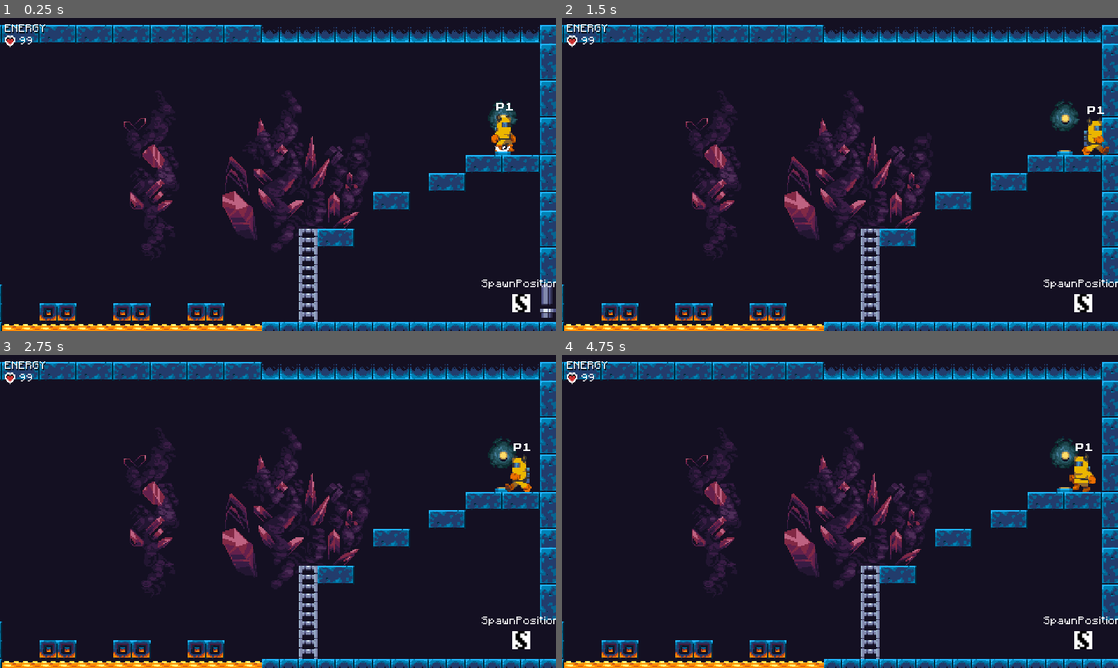
Above: before the commit, frames 1-4 (two rows, left to right).
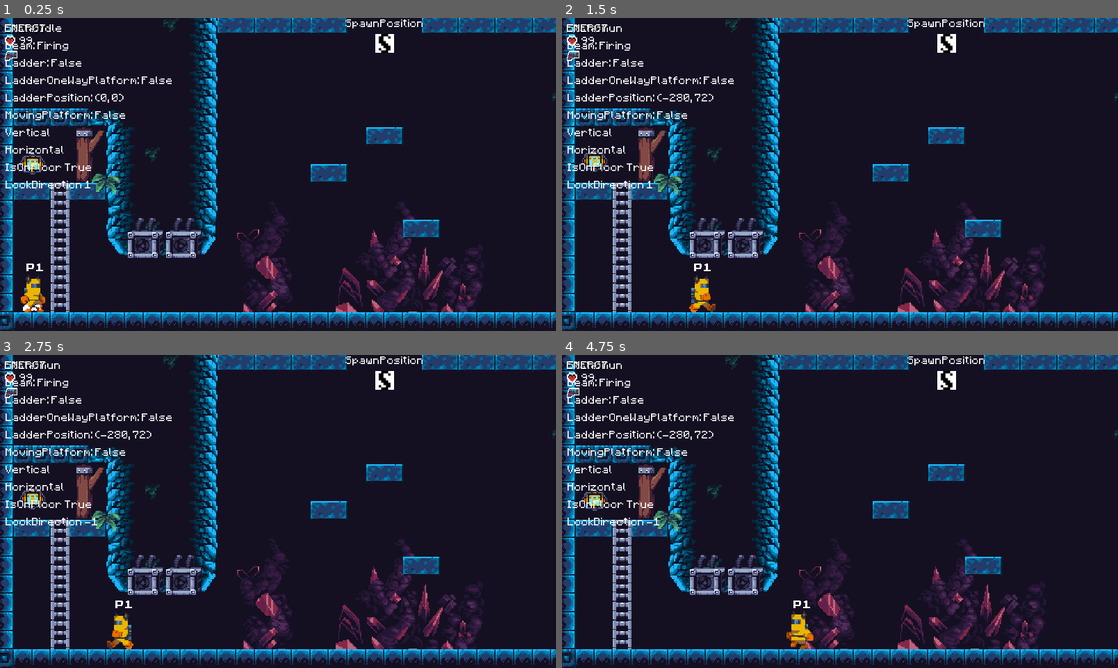
Above: after the commit, the same moments.

Repository: Levrault/philemon-adventure
Game: Godot game, scene res://src/World/Room/Room01.tscn
The game is run twice, just before and just after one commit, with the same random seed, the same clock (stepped at 60 frames per second) and the same inputs. This scene is started directly instead of the project's main scene.
Inputs (mouse positions are in pixels of both pictures, inside the frame that each line leads up to):
- Up to frame 1 (0.25 s): no input
- Up to frame 2 (1.5 s): tap Enter (ui_accept) at 0.5 s; move the mouse to (962, 158) at 0.52 s; hold D (ui_right) from 0.53 s (still down); click (962, 158) at 0.67 s; tap Space (jump_0) at 0.77 s; move the mouse to (728, 190) at 1.27 s
- Up to frame 3 (2.75 s): tap Space (jump_0) at 1.52 s; move the mouse to (333, 442) at 2.02 s; release D (ui_right) at 2.03 s; hold A (ui_left) from 2.03 s (still down)
- Up to frame 4 (4.75 s): move the mouse to (812, 574) at 2.77 s; release A (ui_left) at 2.78 s; hold D (ui_right) 2.78-4.28 s; click (812, 574) at 2.92 s; tap Space (jump_0) at 3.02, 3.77, 4.52 s; move the mouse to (1006, 558) at 3.52 s; move the mouse to (673, 464) at 4.27 s; hold A (ui_left) from 4.28 s (still down)

The runs differ from the first frame. In frame 1, 36% of the frame differs, in the area x 0-100%, y 0-100%; in frame 2, 36%; in frame 3, 36%; in frame 4, 36%.

Commit message:
fix: fix beam behavior

Diff:
--- a/project.godot
+++ b/project.godot
@@ -387,7 +387,7 @@
 
 [game]
 
-beam_unlocked=false
+beam_unlocked=true
 hyperbeam_unlocked=false
 curvedbeam_unlocked=false
 double_jump_unlocked=false
--- a/src/Main.tscn
+++ b/src/Main.tscn
@@ -151,4 +151,4 @@
 
 [node name="AsyncSceneLoading" type="Node2D" parent="."]
 script = ExtResource( 3 )
-current_level = 0
+current_level = 7
--- a/src/Player/BeamStates/Firing.gd
+++ b/src/Player/BeamStates/Firing.gd
@@ -6,6 +6,9 @@
 
 func unhandled_input(event: InputEvent) -> void:
 	if not owner.is_on_floor():
+		return
+
+	if owner.state_machine.state_name == "Climbing":
 		return
 
 	if event.is_action_pressed(owner.actions.fire):
--- a/src/Player/Player.tscn
+++ b/src/Player/Player.tscn
@@ -96,6 +96,9 @@
 }
 coop_player_index = 3
 
+[node name="DebugCanvasLayer" parent="." index="18"]
+visible = true
+
 [node name="HUD" type="CanvasLayer" parent="." index="20"]
 
 [node name="Control" type="Control" parent="HUD" index="0"]
--- a/src/Player/States/Move.gd
+++ b/src/Player/States/Move.gd
@@ -96,7 +96,8 @@
 
 
 func exit() -> void:
-	$Air.disconnect("jumped", $Idle.jump_input_buffering, "start")
+	if $Air.is_connected("jumped", $Idle.jump_input_buffering, "start"):
+		$Air.disconnect("jumped", $Idle.jump_input_buffering, "start")
 
 
 func throwback(throwback_force: Vector2) -> void:
--- a/src/Player/States/Move/FiringIdle.gd
+++ b/src/Player/States/Move/FiringIdle.gd
@@ -23,6 +23,9 @@
 
 
 func enter(msg: Dictionary = {}) -> void:
+	if not GameManager.is_beam_upgrade_status_unlocked(owner.get_firing_beam_resource().id):
+		_state_machine.transition_to("Move/Idle")
+		return
 	_parent.enter(msg)
 	_parent.velocity = Vector2.ZERO
 	owner.skin.play("shoot")
@@ -37,7 +40,8 @@
 func exit() -> void:
 	_parent.exit()
 	owner.skin.unfreeze()
-	owner.skin.disconnect("animation_finished", self, "_on_Animation_finished")
+	if owner.skin.is_connected("animation_finished", self, "_on_Animation_finished"):
+		owner.skin.disconnect("animation_finished", self, "_on_Animation_finished")
 
 
 func _on_Animation_finished(anim_name: String) -> void:
--- a/src/Player/States/Move/FiringRun.gd
+++ b/src/Player/States/Move/FiringRun.gd
@@ -34,6 +34,9 @@
 
 
 func enter(msg: Dictionary = {}) -> void:
+	if not GameManager.is_beam_upgrade_status_unlocked(owner.get_firing_beam_resource().id):
+		_state_machine.transition_to("Move/Run")
+		return
 	_parent.enter(msg)
 	owner.skin.play("run_shoot")
 	owner.skin.connect("animation_finished", self, "_on_Animation_finished")
@@ -44,8 +47,10 @@
 func exit() -> void:
 	_parent.exit()
 	transition_interval.stop()
-	owner.skin.disconnect("animation_finished", self, "_on_Animation_finished")
-	transition_interval.disconnect("timeout", self, "_on_Timeout")
+	if owner.skin.is_connected("animation_finished", self, "_on_Animation_finished"):
+		owner.skin.disconnect("animation_finished", self, "_on_Animation_finished")
+	if transition_interval.is_connected("timeout", self, "_on_Timeout"):
+		transition_interval.disconnect("timeout", self, "_on_Timeout")
 
 
 func _on_Animation_finished(anim_name: String) -> void:
--- a/src/World/Room/Room01.tscn
+++ b/src/World/Room/Room01.tscn
@@ -82,7 +82,7 @@
 position = Vector2( 704, 112 )
 
 [node name="Player" parent="." index="8"]
-position = Vector2( 688, -36 )
+position = Vector2( -304, 124 )
 
 [node name="Camera" parent="." index="9"]
 limit_left = -332
